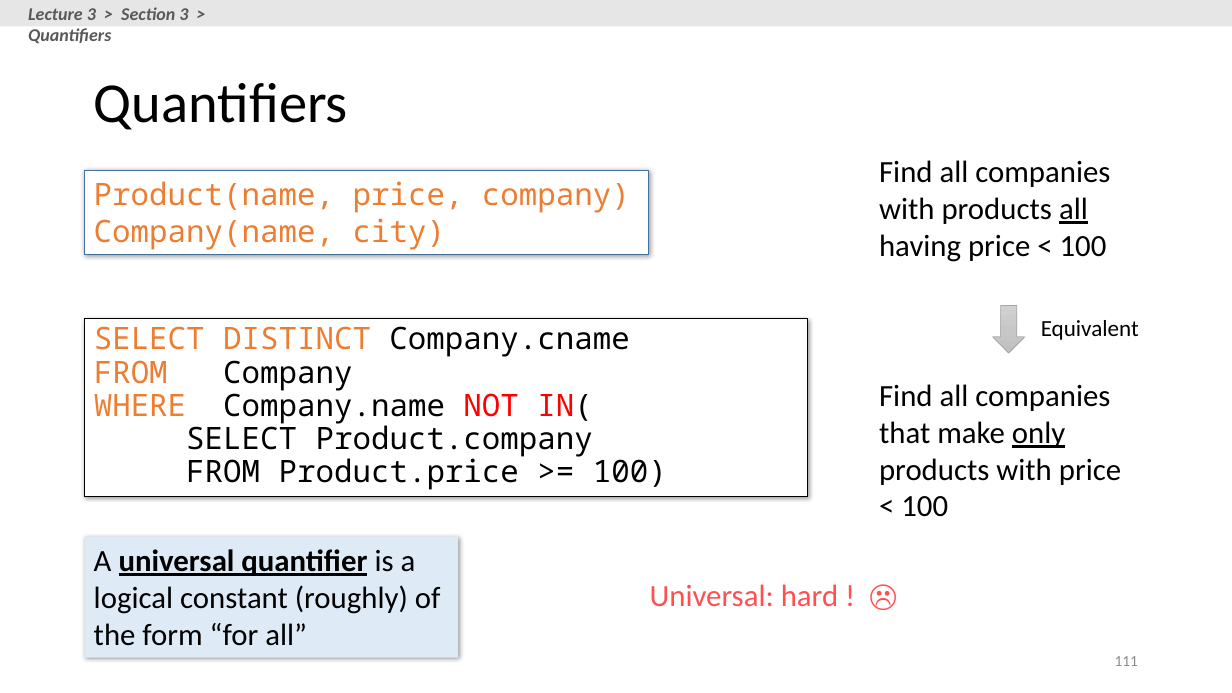
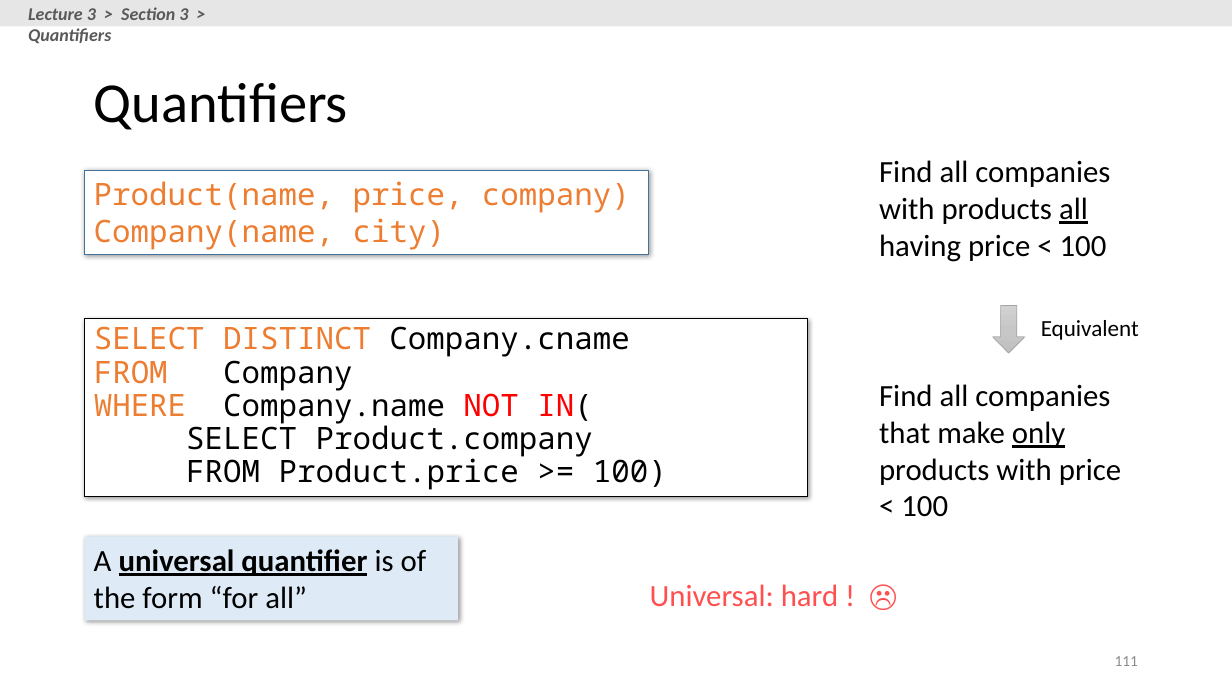
Before and after one commit to XIEQ/cs145-notebooks, a slide deck: slide 111 of lecture-2-3/Lecture_2_3_SQL.pptx. Drawn at 1232x693 pixels with LibreOffice and Linux fonts; fonts in the diff are those of the drawing. Boxes give left, top, right and bottom in pixels: in the first picture for what was removed or moved away, otherwise in the second. Text is boxed around its words. In the diff, an @@ line names an element or a change of style, - is before the commit and + after.

```diff
--- a/lecture-2-3/Lecture_2_3_SQL.pptx
+++ b/lecture-2-3/Lecture_2_3_SQL.pptx
@@ rectangle "A universal quantifier is of ...": place and size @@
-rectangle "A universal quantifier is of ..." at (85,537,458,658)
+rectangle "A universal quantifier is of ..." at (85,537,458,621)
@@ text in rectangle at (94,549,427,609): text changed @@
-A universal quantifier is a logical constant (roughly) of the form “for all”
+A universal quantifier is of the form “for all”
```
Also in this commit, not shown: 8 other slides changed, 2 slides added, 2 slides removed, 1 other file.
